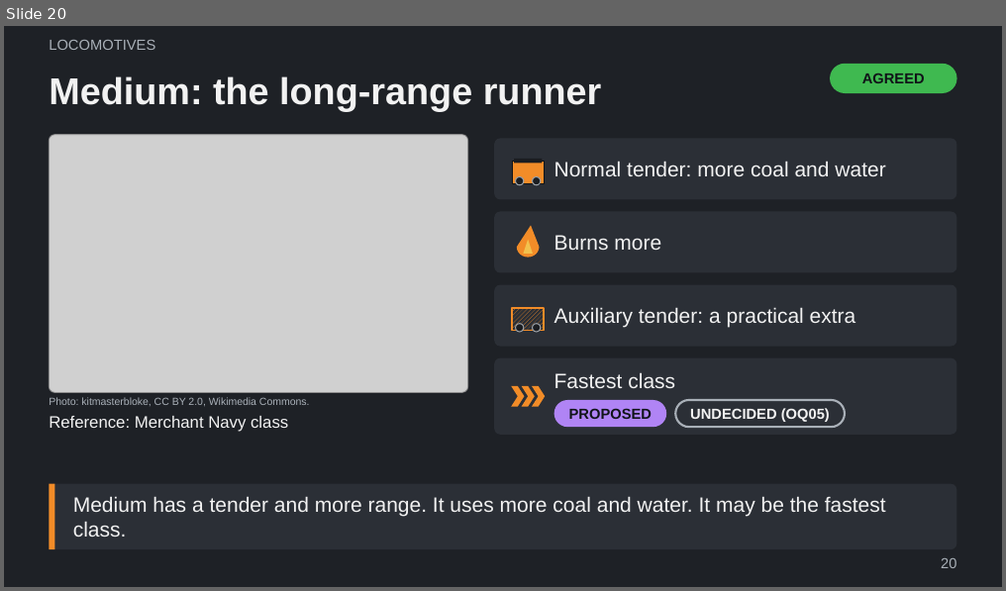
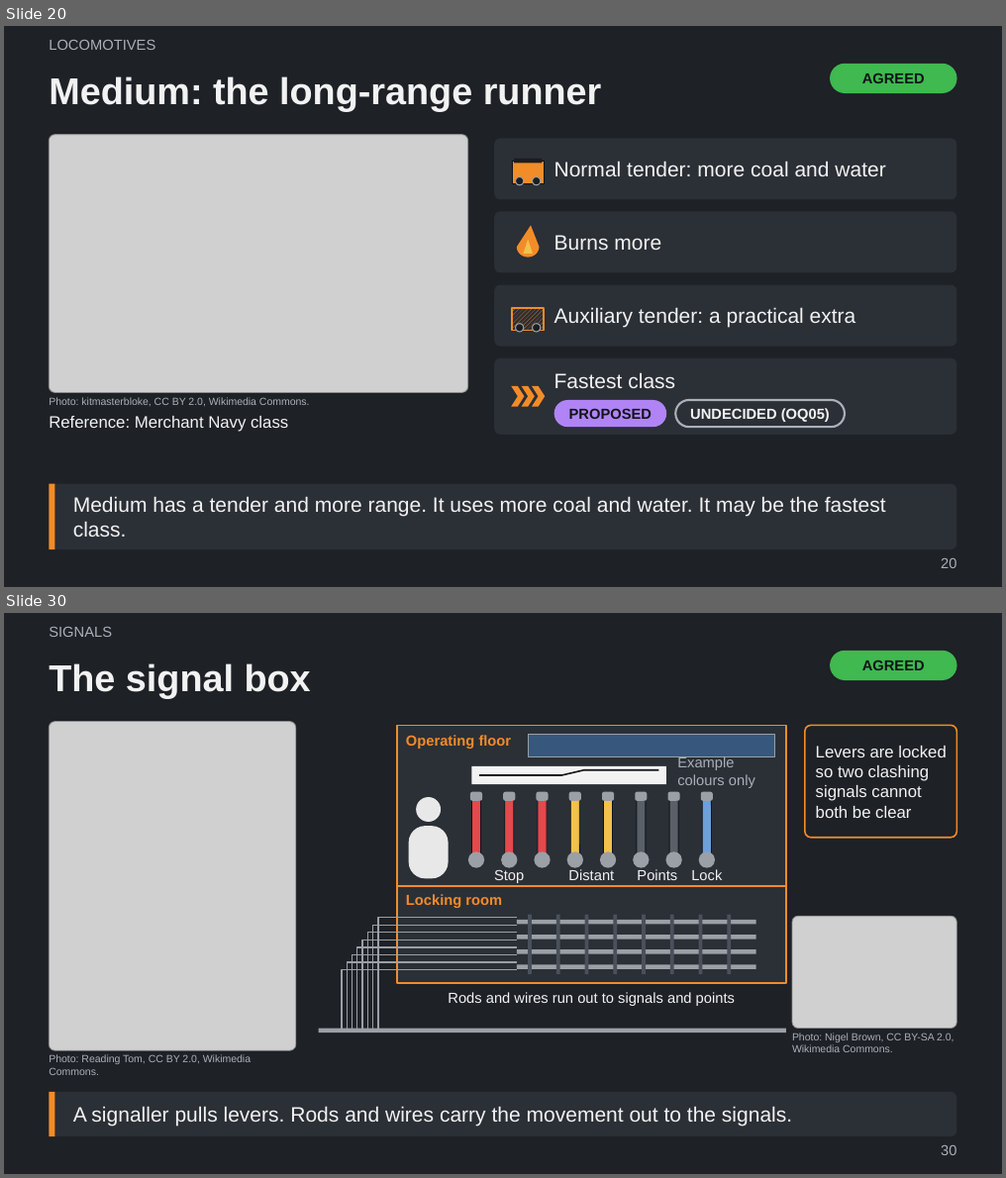
Before and after one commit to Tarenkookoo/Satisfactory---Early-Locomotion, a slide deck: Reporting/Claude Presents/Early_Locomotion_Explained.pptx. Shown one above the other, each under a label of ours: slide 20 before the commit, slides 20 and 30 after it; the slides between them are not shown. The pictures are 1006x591 and 1006x1178 pixels, drawn with LibreOffice and Linux fonts; fonts in the diff are those of the drawing; grey boxes stand for pictures. Boxes give left, top, right and bottom in pixels: in the first picture for what was removed or moved away, otherwise in the second. Text is boxed around its words. In the diff, an @@ line names an element or a change of style, - is before the commit and + after.

```diff
--- a/Reporting/Claude Presents/Early_Locomotion_Explained.pptx
+++ b/Reporting/Claude Presents/Early_Locomotion_Explained.pptx
@@ slide 30 added at [4, 613, 1002, 1174], background #1E2126 @@
@@ text added at [49, 627, 112, 637], 14 pt, text #A9B0B8 @@
+SIGNALS
@@ title added at [49, 663, 311, 698], 36 pt, text #F2F2F2, bold @@
+The signal box
@@ rounded rectangle added at [830, 651, 957, 680], fill #3FB950, 14 pt, text #101418, bold @@
+AGREED
@@ picture added at [49, 722, 296, 1051] @@
@@ rounded rectangle added at [805, 725, 957, 838], fill #1E2126, outline #F28C28 1.5 pt, 16 pt, text #F2F2F2 @@
+Levers are locked so two clashing signals cannot both be clear
@@ picture added at [792, 916, 957, 1029] @@
@@ text added at [448, 992, 735, 1006], 14 pt, text #F2F2F2 @@
+Rods and wires run out to signals and points
@@ text added at [49, 1055, 251, 1075], 10 pt, text #A9B0B8 @@
+Photo: Reading Tom, CC BY 2.0, Wikimedia Commons.
@@ group added at [319, 725, 786, 1033]: 17 rounded rectangles, 16 rectangles, 9 freeform shapes, 9 ellipses, 7 texts, 1 line @@
+Operating floor
+Stop
+Distant
+Points
+Lock
+Example colours only
+Locking room
@@ text added at [792, 1033, 953, 1053], 10 pt, text #A9B0B8 @@
+Photo: Nigel Brown, CC BY-SA 2.0, Wikimedia Commons.
@@ rounded rectangle added at [49, 1092, 957, 1137], fill #2B2F36, 20 pt, text #F2F2F2 @@
+A signaller pulls levers. Rods and wires carry the movement out to the signals.
@@ rectangle added at [49, 1092, 54, 1137], fill #F28C28 @@
@@ page number added at [941, 1146, 956, 1156], 14 pt, text #A9B0B8 @@
+30
```
Also in this commit, not shown: 1 slide changed, 10 other slides added, 4 other files.
